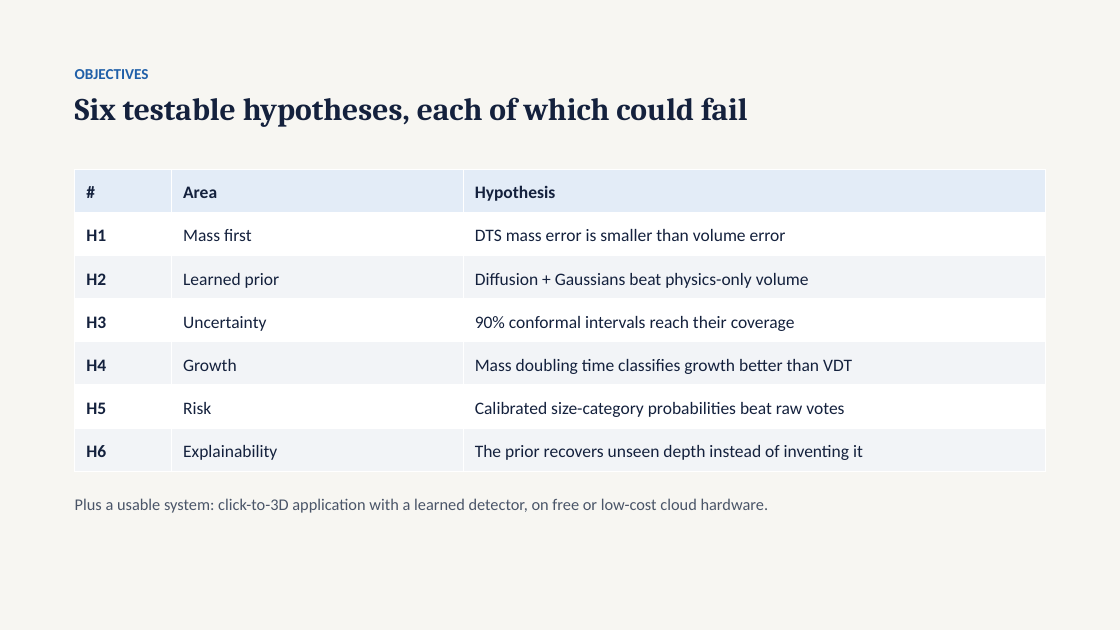
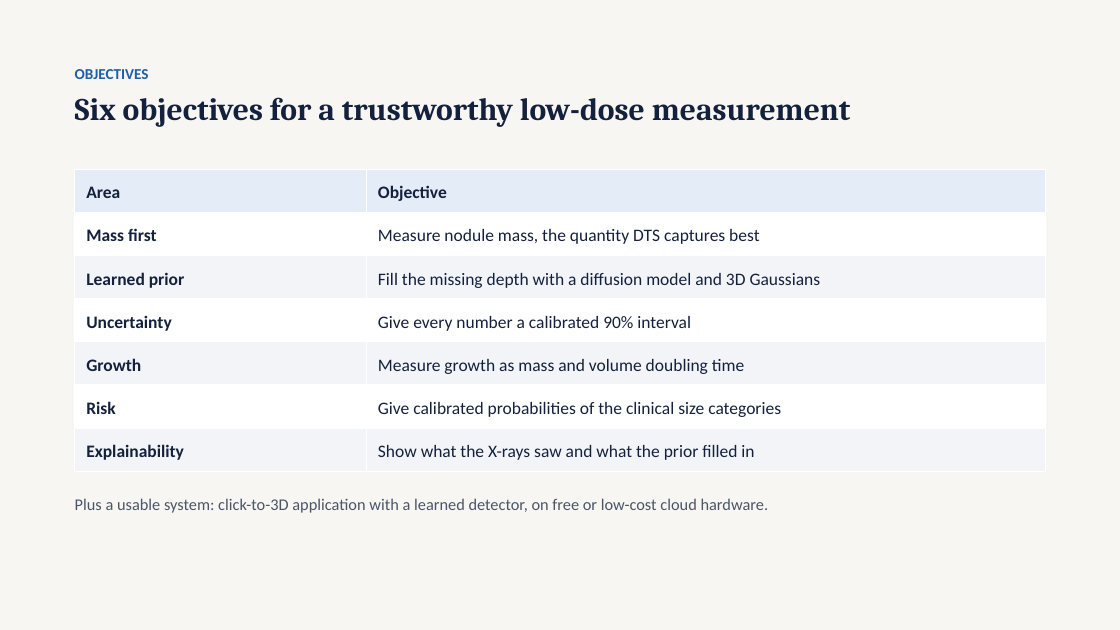
Before and after one commit to tcsquanta/medlift3d, a slide deck: slide 5 of report/MedLift3D_Defense.pptx. Drawn at 1120x630 pixels with LibreOffice and Linux fonts; fonts in the diff are those of the drawing. Boxes give left, top, right and bottom in pixels: in the first picture for what was removed or moved away, otherwise in the second. Text is boxed around its words. In the diff, an @@ line names an element or a change of style, - is before the commit and + after.

```diff
--- a/report/MedLift3D_Defense.pptx
+++ b/report/MedLift3D_Defense.pptx
@@ text at [75, 97, 851, 127]: text changed @@
-Six testable hypotheses, each of which could fail
+Six objectives for a trustworthy low-dose measurement
@@ table at [75, 169, 1045, 471] @@
-column 1: # | H1 | H2 | H3 | H4 | H5 | H6
-column 3: Hypothesis | DTS mass error is smaller than volume error | Diffusion + Gaussians beat physics-only volume | 90% conformal intervals reach their coverage | Mass doubling time classifies growth better than VDT | Calibrated size-category probabilities beat raw votes | The prior recovers unseen depth instead of inventing it
+column 2: Objective | Measure nodule mass, the quantity DTS captures best | Fill the missing depth with a diffusion model and 3D Gaussians | Give every number a calibrated 90% interval | Measure growth as mass and volume doubling time | Give calibrated probabilities of the clinical size categories | Show what the X-rays saw and what the prior filled in
```
Also in this commit, not shown: 2 other slides changed, 1 slide added, 1 slide removed.
